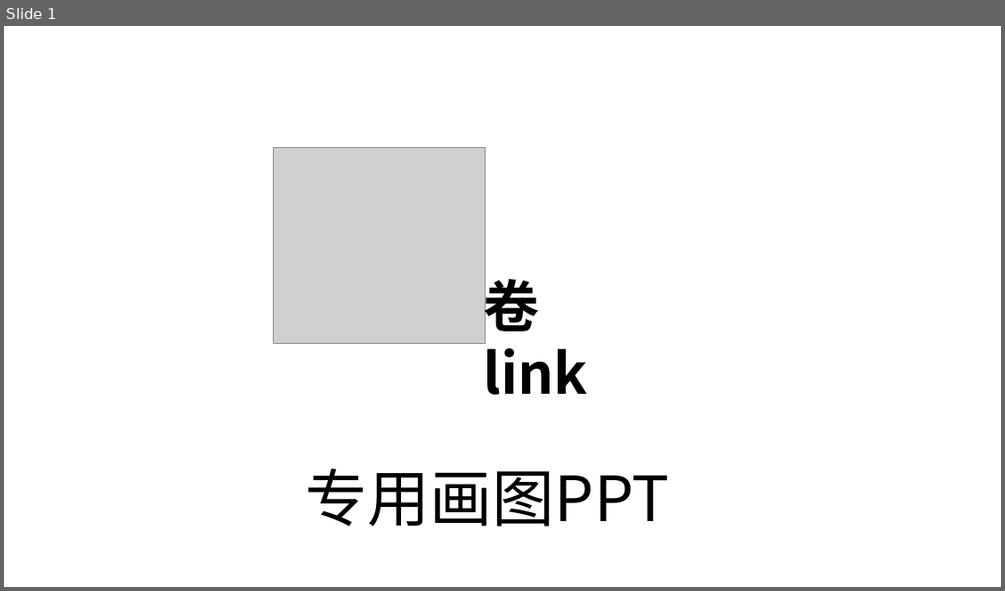
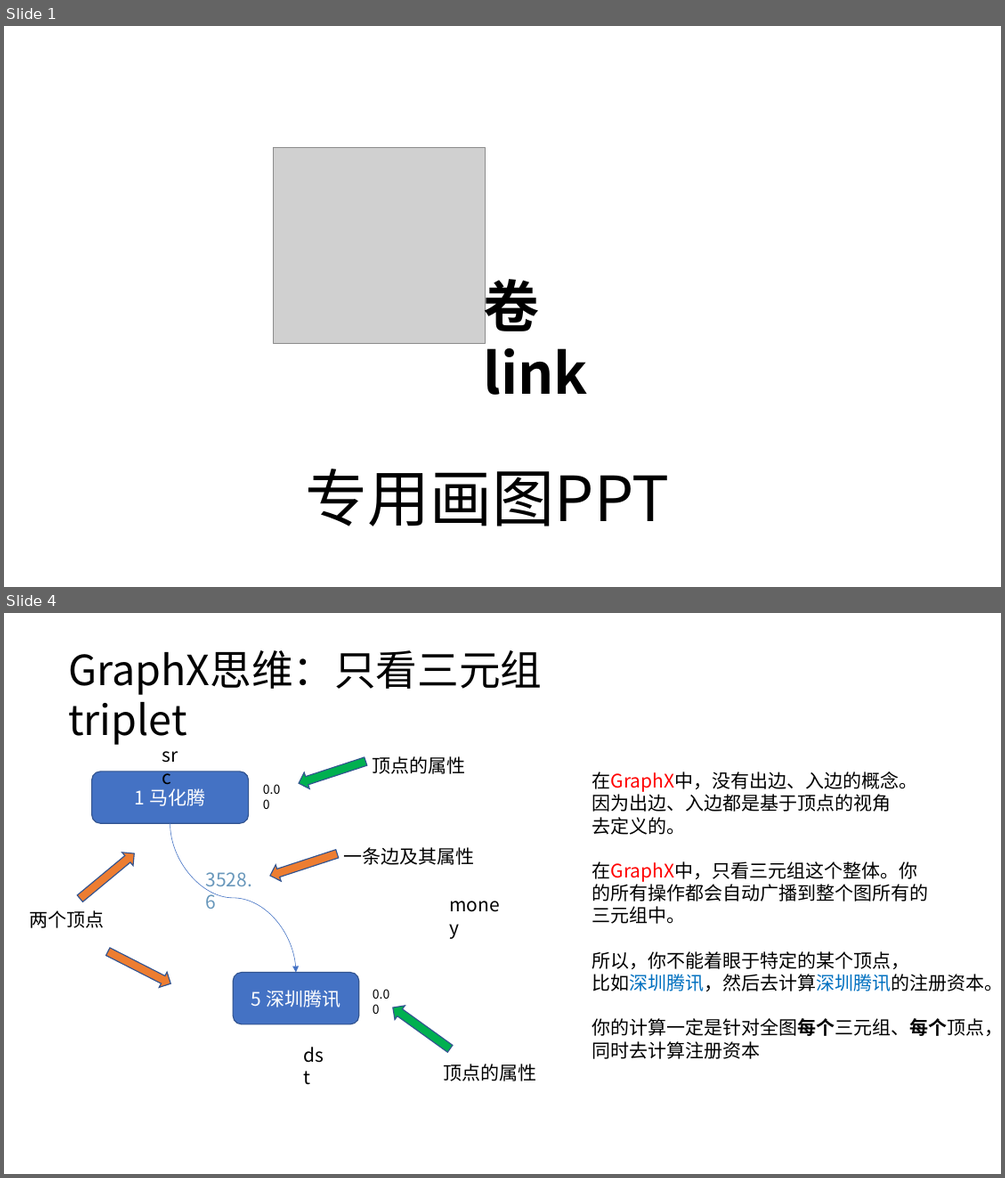
Before and after one commit to DrDavidS/SparkLearn, a slide deck: 股权图谱.pptx. Shown one above the other, each under a label of ours: slide 1 before the commit, slides 1 and 4 after it; the slides between them are not shown. The pictures are 1005x591 and 1005x1178 pixels, drawn with LibreOffice and Linux fonts; fonts in the diff are those of the drawing; grey boxes stand for pictures. Boxes give left, top, right and bottom in pixels: in the first picture for what was removed or moved away, otherwise in the second. Text is boxed around its words. In the diff, an @@ line names an element or a change of style, - is before the commit and + after.

```diff
--- a/股权图谱.pptx
+++ b/股权图谱.pptx
@@ slide 4 added at (4, 613, 1001, 1174), background #FFFFFF @@
@@ text added at (68, 650, 542, 745), 40 pt, text #000000 @@
+GraphX思维：只看三元组 triplet
@@ text added at (154, 740, 193, 770), 18 pt, text #000000 @@
+src
@@ rounded rectangle added at (91, 771, 249, 823), fill #4472C4, outline #325491 1 pt, 18 pt, text #FFFFFF @@
+1 马化腾
@@ right arrow added at (296, 753, 368, 791), fill #00B050, outline #325491 1 pt @@
@@ text added at (372, 756, 466, 774), 18 pt, text #000000 @@
+顶点的属性
@@ text added at (592, 771, 1001, 1059), 18 pt, text #000000 @@
+在GraphX中，没有出边、入边的概念。
+因为出边、入边都是基于顶点的视角
+去定义的。
+在GraphX中，只看三元组这个整体。你
+的所有操作都会自动广播到整个图所有的
+三元组中。
+所以，你不能着眼于特定的某个顶点，
+比如深圳腾讯，然后去计算深圳腾讯的注册资本。
+你的计算一定是针对全图每个三元组、每个顶点，
+同时去计算注册资本
@@ text added at (263, 784, 280, 794), 12 pt, text #000000 @@
+0.00
@@ curved arrow added from (170, 823) to (296, 972), #4472C4 0.5 pt @@
@@ right arrow added at (74, 847, 140, 905), fill #ED7D31, outline #325491 1 pt @@
@@ right arrow added at (267, 845, 340, 884), fill #ED7D31, outline #325491 1 pt @@
@@ text added at (344, 847, 475, 865), 18 pt, text #000000 @@
+一条边及其属性
@@ text added at (206, 872, 252, 908), 18 pt, text #6897BB @@
+3528.6
@@ text added at (442, 890, 513, 919), 18 pt, text #000000 @@
+money
@@ text added at (29, 910, 104, 928), 18 pt, text #000000 @@
+两个顶点
@@ right arrow added at (105, 944, 175, 991), fill #ED7D31, outline #325491 1 pt @@
@@ rounded rectangle added at (233, 972, 359, 1023), fill #4472C4, outline #325491 1 pt, 18 pt, text #FFFFFF @@
+5 深圳腾讯
@@ text added at (372, 989, 389, 998), 12 pt, text #000000 @@
+0.00
@@ right arrow added at (388, 1000, 455, 1055), fill #00B050, outline #325491 1 pt @@
@@ text added at (296, 1039, 335, 1070), 18 pt, text #000000 @@
+dst
@@ text added at (444, 1063, 537, 1081), 18 pt, text #000000 @@
+顶点的属性
```
Also in this commit, not shown: 2 slides changed, 7 other slides added, 13 other files.
